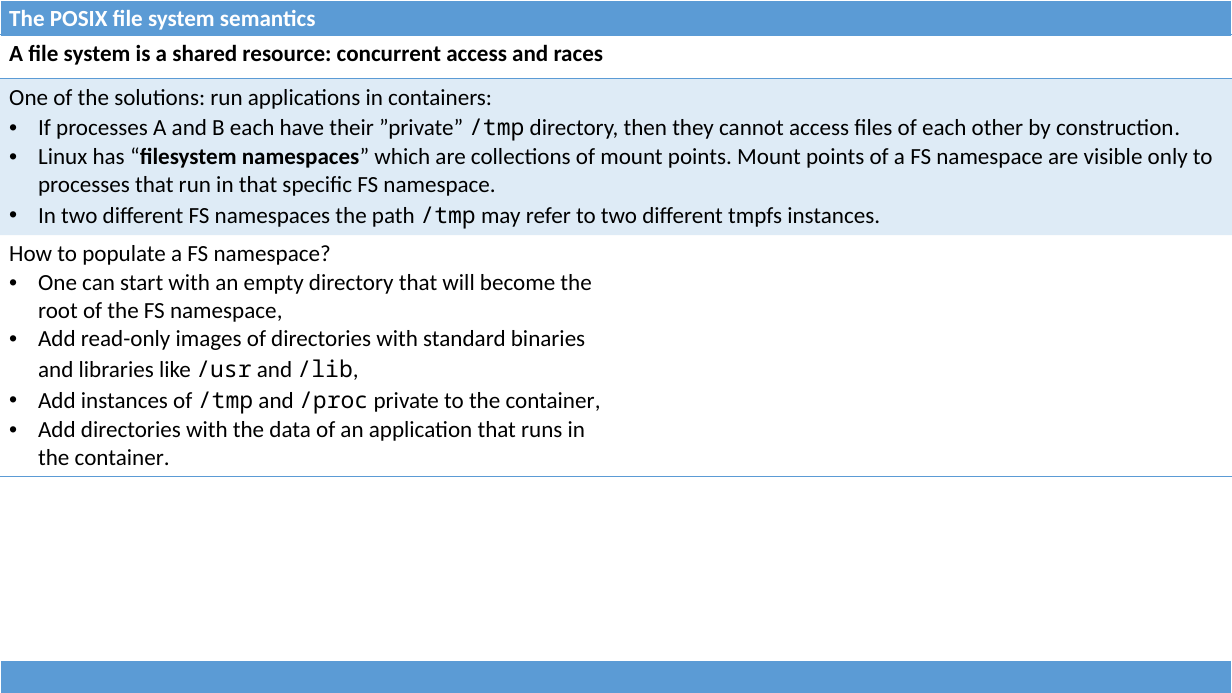
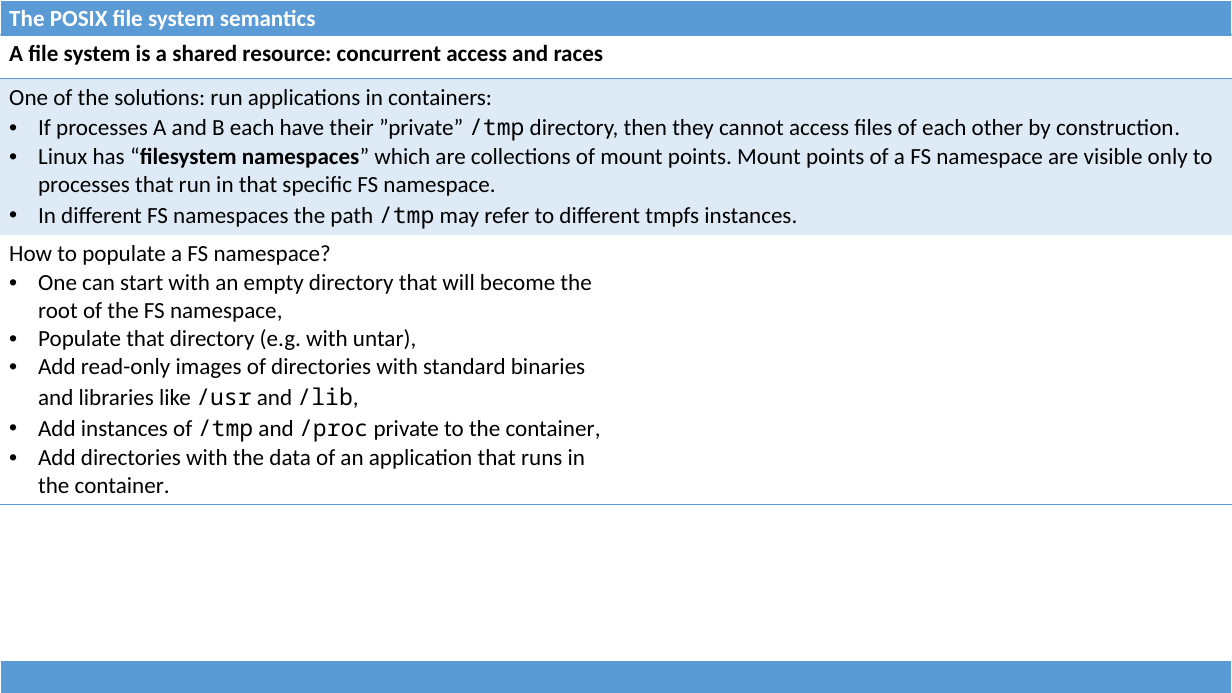
Before and after one commit to dominiquelefevre/filesystems-101-jb, a slide deck: slide 27 of talks/src/class01.pptx (slide 25 before the commit). Drawn at 1232x693 pixels with LibreOffice and Linux fonts; fonts in the diff are those of the drawing. Boxes give left, top, right and bottom in pixels: in the first picture for what was removed or moved away, otherwise in the second. Text is boxed around its words. In the diff, an @@ line names an element or a change of style, - is before the commit and + after.

Commit message:
class01: misc improvements.
1. Passing FDs over an AF_UNIX socket.
2. Race scenarios involving O_DIRECT.

```diff
--- a/talks/src/class01.pptx
+++ b/talks/src/class01.pptx
@@ table at bbox=[0, 34, 1232, 497] @@
-row 2, column 1: One of the solutions: run applications in containers: / If processes A and B each have their ”private” /tmp directory, then they cannot access files of each other by construction. / Linux has “filesystem namespaces” which are collections of mount points. Mount points of a FS namespace are visible only to processes that run in that specific FS namespace. / In two different FS namespaces the path /tmp may refer to two different tmpfs instances.
+row 2, column 1: One of the solutions: run applications in containers: / If processes A and B each have their ”private” /tmp directory, then they cannot access files of each other by construction. / Linux has “filesystem namespaces” which are collections of mount points. Mount points of a FS namespace are visible only to processes that run in that specific FS namespace. / In different FS namespaces the path /tmp may refer to different tmpfs instances.
-row 3, column 1: How to populate a FS namespace? / One can start with an empty directory that will become the root of the FS namespace, / Add read-only images of directories with standard binaries and libraries like /usr and /lib, / Add instances of /tmp and /proc private to the container, / Add directories with the data of an application that runs in the container.
+row 3, column 1: How to populate a FS namespace? / One can start with an empty directory that will become the root of the FS namespace, / Populate that directory (e.g. with untar), / Add read-only images of directories with standard binaries and libraries like /usr and /lib, / Add instances of /tmp and /proc private to the container, / Add directories with the data of an application that runs in the container.
```
Also in this commit, not shown: 4 other slides changed, 6 slides added, 1 other file.
